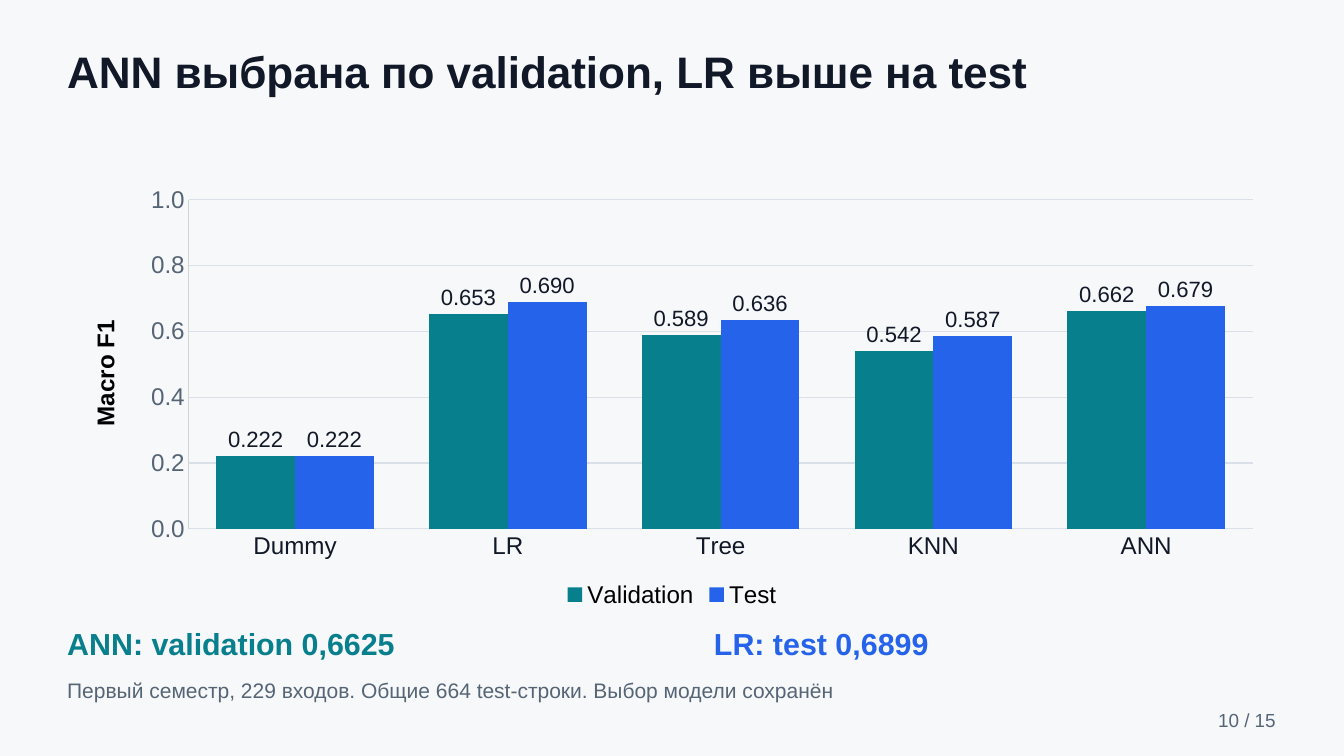
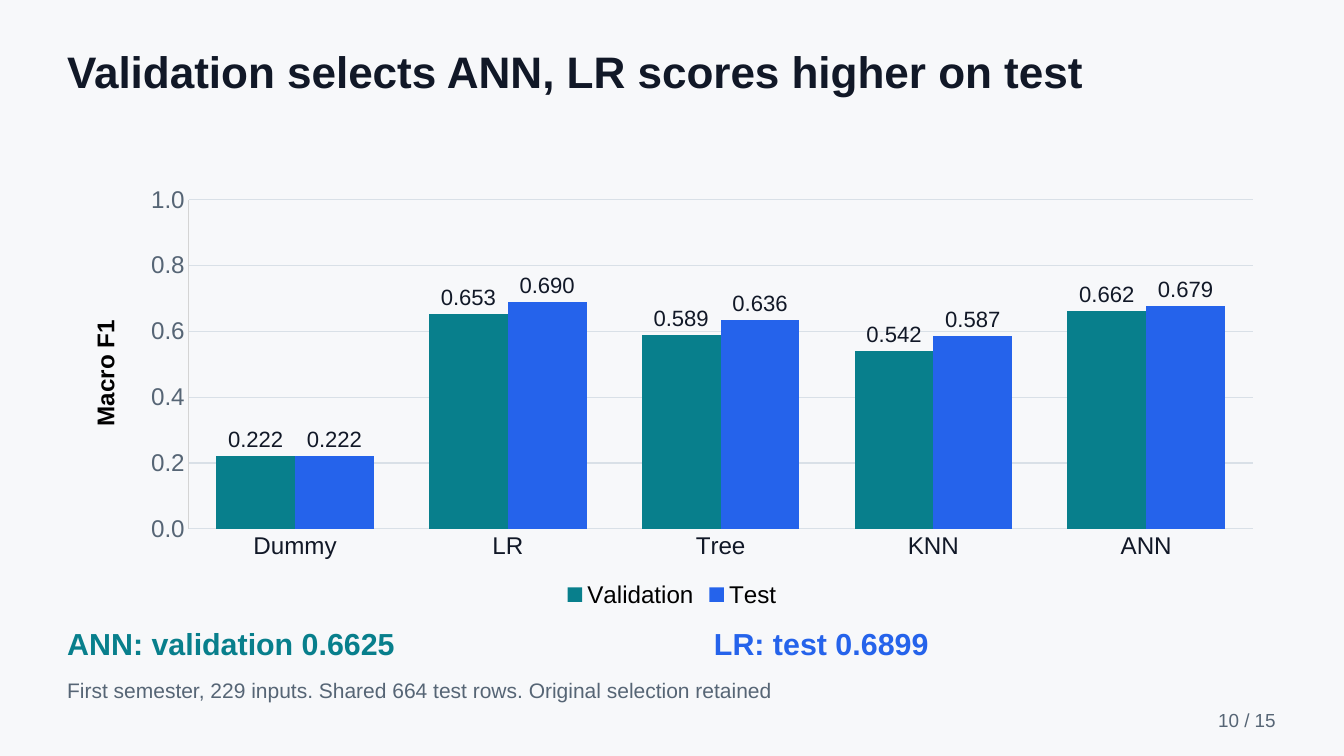
Before and after one commit to ansarchik17/machine_learning_final, a slide deck: slide 10 of output/presentation/student_outcomes_presentation.pptx. Drawn at 1344x756 pixels with LibreOffice and Linux fonts; fonts in the diff are those of the drawing. Boxes give left, top, right and bottom in pixels: in the first picture for what was removed or moved away, otherwise in the second. Text is boxed around its words. In the diff, an @@ line names an element or a change of style, - is before the commit and + after.

```diff
--- a/output/presentation/student_outcomes_presentation.pptx
+++ b/output/presentation/student_outcomes_presentation.pptx
@@ text at bbox=[67, 56, 1082, 96]: text changed @@
-ANN выбрана по validation, LR выше на test
+Validation selects ANN, LR scores higher on test
@@ text at bbox=[67, 633, 395, 656]: text changed @@
-ANN: validation 0,6625
+ANN: validation 0.6625
@@ text at bbox=[714, 633, 928, 656]: text changed @@
-LR: test 0,6899
+LR: test 0.6899
@@ text at bbox=[67, 683, 771, 702]: text changed @@
-Первый семестр, 229 входов. Общие 664 test-строки. Выбор модели сохранён
+First semester, 229 inputs. Shared 664 test rows. Original selection retained
```
Also in this commit, not shown: 13 other slides changed, 1 slide added, 1 slide removed, 21 other files.
